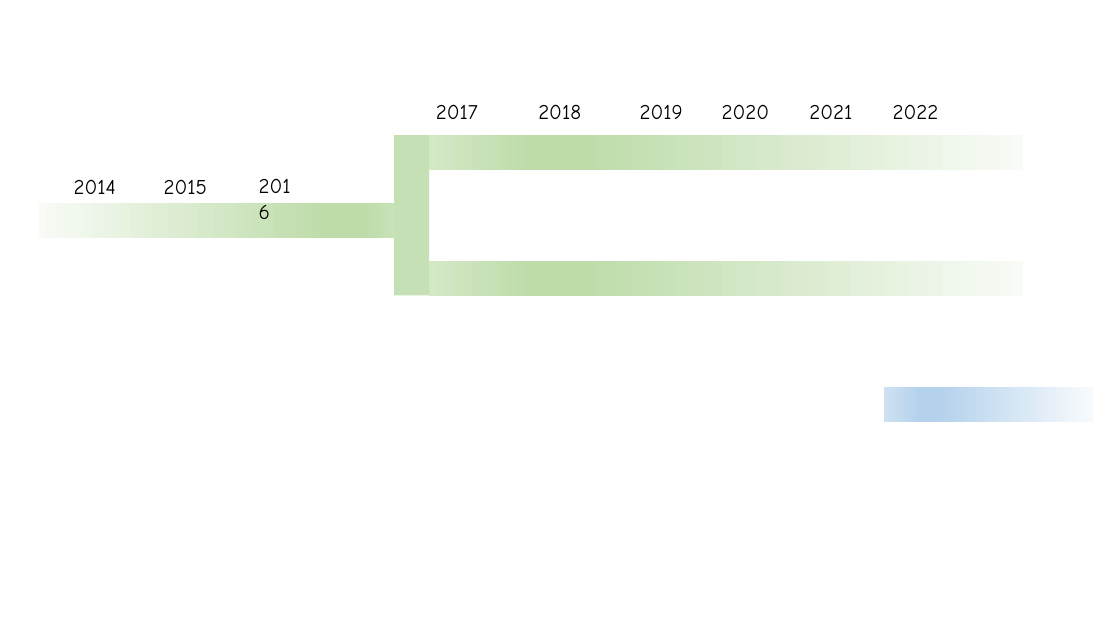
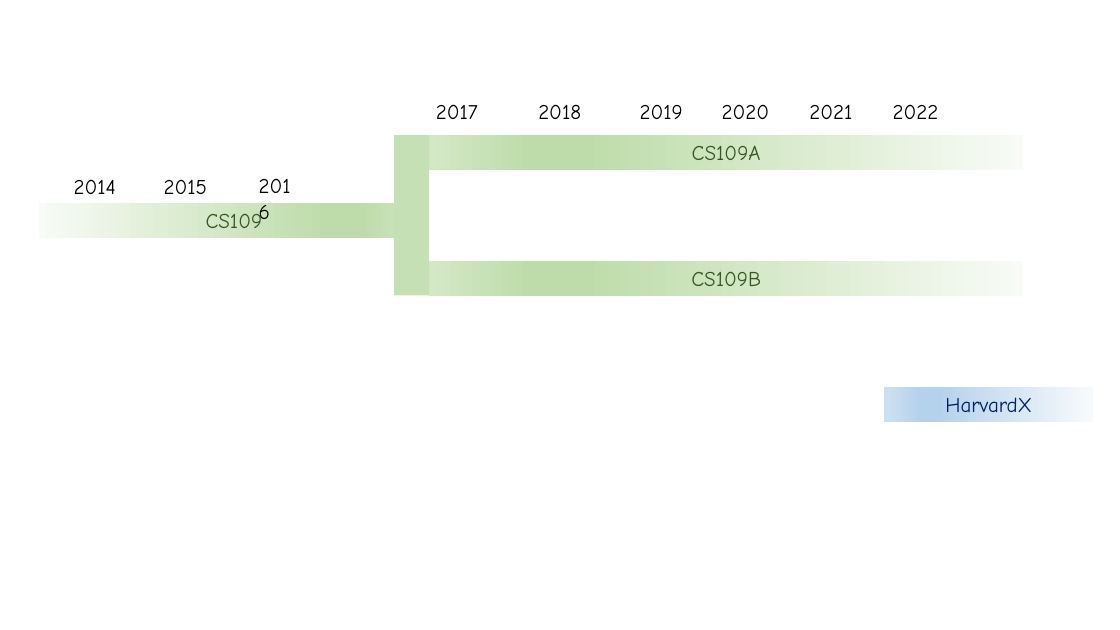
Before and after one commit to cs109/2015, a slide deck: slide 1 of figures/Presentation1.pptx. Drawn at 1120x630 pixels with LibreOffice and Linux fonts; fonts in the diff are those of the drawing. Boxes give left, top, right and bottom in pixels: in the first picture for what was removed or moved away, otherwise in the second. Text is boxed around its words. In the diff, an @@ line names an element or a change of style, - is before the commit and + after.

```diff
--- a/figures/Presentation1.pptx
+++ b/figures/Presentation1.pptx
@@ text in rectangle at bbox=[692, 146, 761, 160]: text added @@
+CS109A
@@ text in rectangle at bbox=[206, 210, 263, 228]: text added @@
+CS109
@@ text in rectangle at bbox=[691, 272, 761, 286]: text added @@
+CS109B
@@ text in rectangle at bbox=[945, 397, 1032, 412]: text added @@
+HarvardX
```
Also in this commit, not shown: 5 other files.
